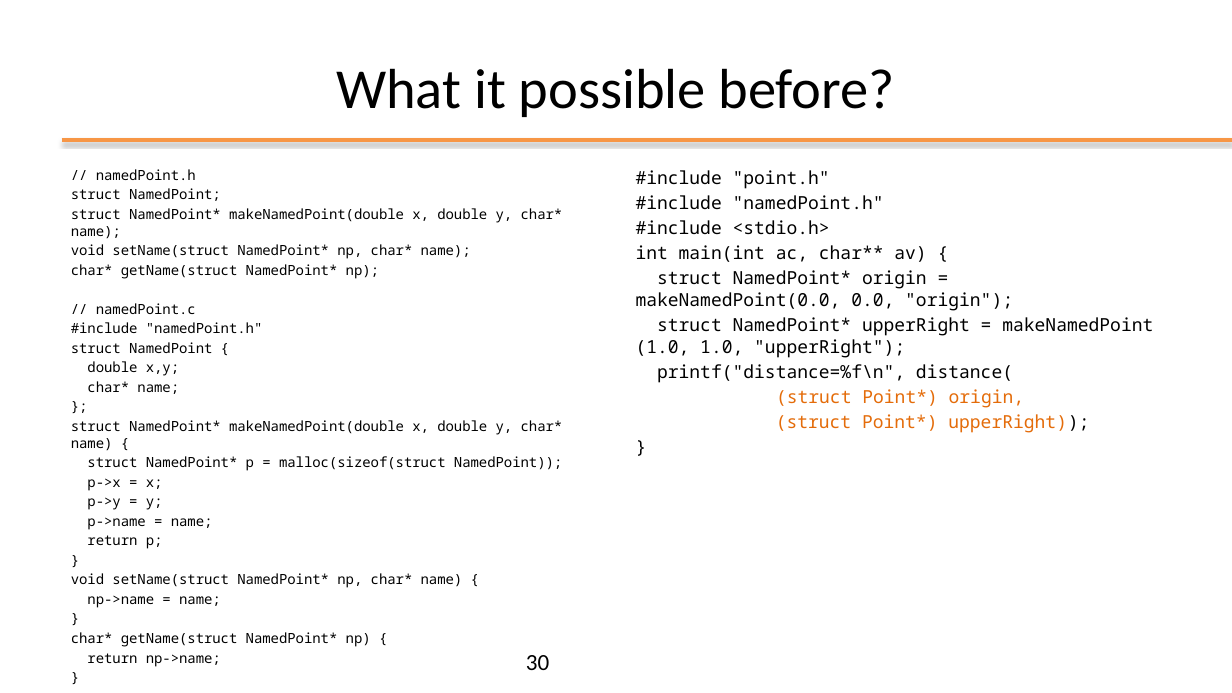
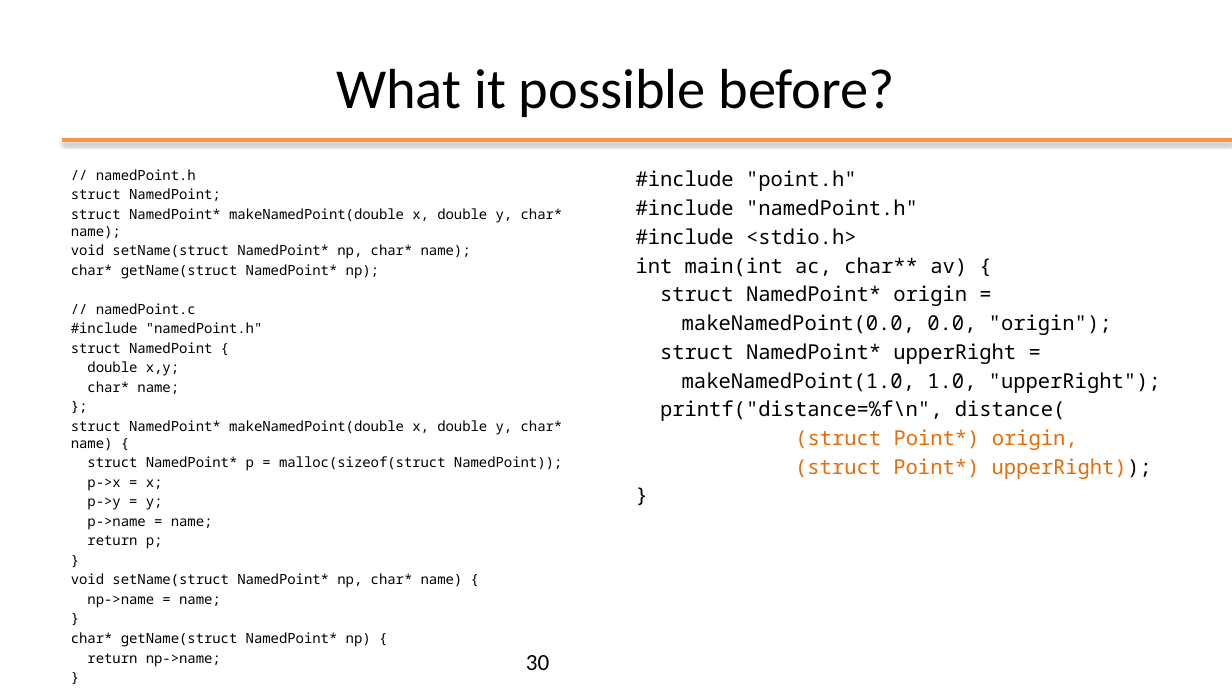
Before and after one commit to plctechnician/ooprogramming, a slide deck: slide 30 of java/slides/ppt/01 - Java From Functions to Objects.pptx. Drawn at 1232x693 pixels with LibreOffice and Linux fonts; fonts in the diff are those of the drawing; background and template pictures are left out. Boxes give left, top, right and bottom in pixels: in the first picture for what was removed or moved away, otherwise in the second. Text is boxed around its words. In the diff, an @@ line names an element or a change of style, - is before the commit and + after.

```diff
--- a/java/slides/ppt/01 - Java From Functions to Objects.pptx
+++ b/java/slides/ppt/01 - Java From Functions to Objects.pptx
@@ text at bbox=[636, 170, 1152, 479]: size 14 to 16 pt in "#include "point.h"", "#include "namedPoint.h"", "#include <stdio.h>", "int main(int ac, char** av) {" and 4 more places @@
@@ text at bbox=[660, 285, 1161, 393]: text changed; size 14 to 16 pt @@
-struct NamedPoint* origin = makeNamedPoint(0.0, 0.0, "origin");
-struct NamedPoint* upperRight = makeNamedPoint (1.0, 1.0, "upperRight");
+struct NamedPoint* origin =
+makeNamedPoint(0.0, 0.0, "origin");
+struct NamedPoint* upperRight =
+makeNamedPoint(1.0, 1.0, "upperRight");
```
Also in this commit, not shown: 3 other slides changed, 1 other file.
